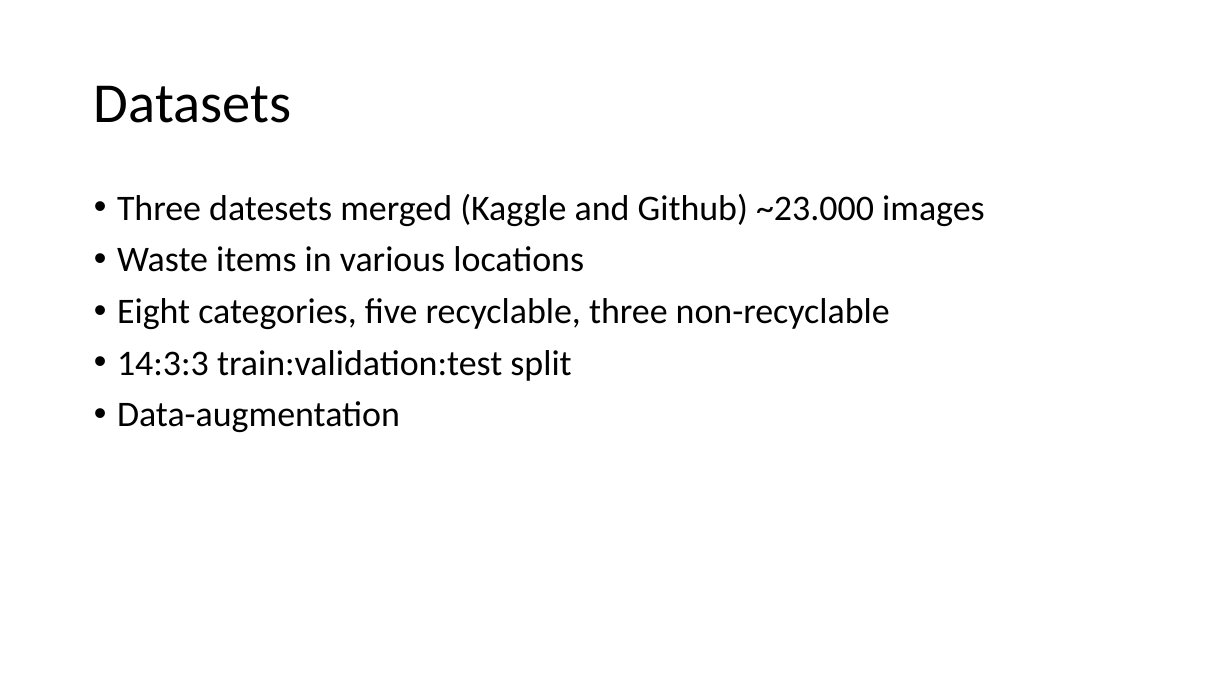
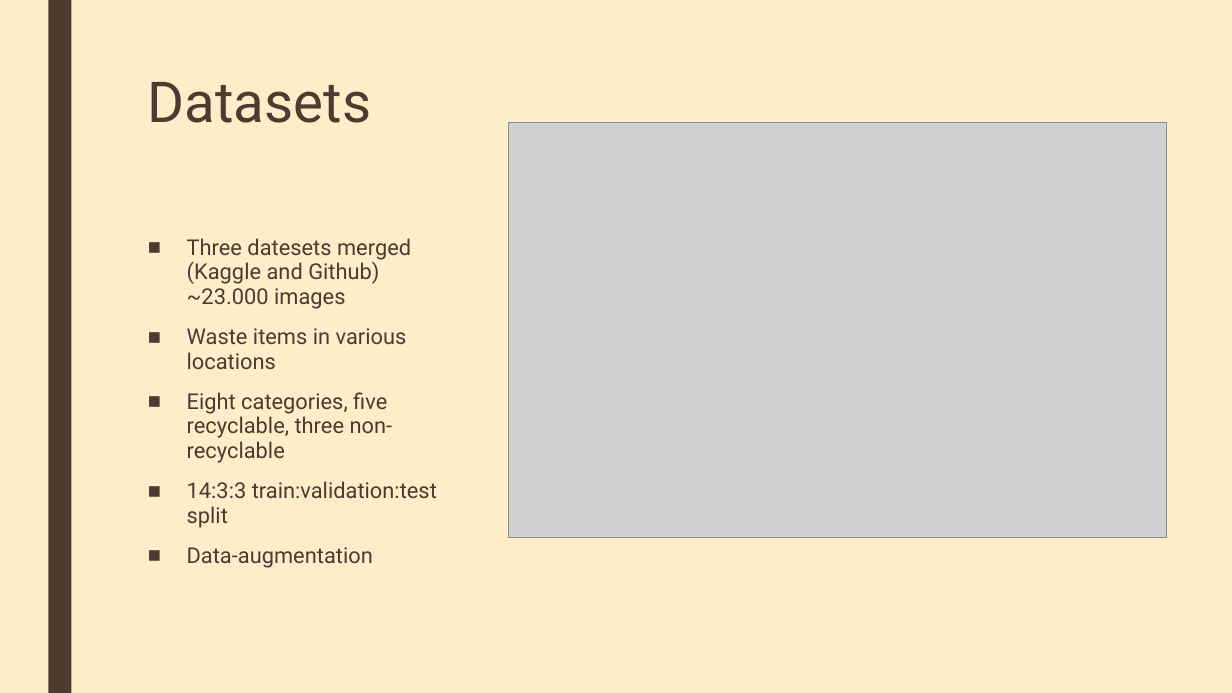
Before and after one commit to meszarosp/dl2022hw, a slide deck: slide 3 of Waste classification.pptx. Drawn at 1232x693 pixels with LibreOffice and Linux fonts; fonts in the diff are those of the drawing; grey boxes stand for pictures. Boxes give left, top, right and bottom in pixels: in the first picture for what was removed or moved away, otherwise in the second. Text is boxed around its words. In the diff, an @@ line names an element or a change of style, - is before the commit and + after.

```diff
--- a/Waste classification.pptx
+++ b/Waste classification.pptx
@@ background #FFFFFF to #FBEEC9 @@
@@ rectangle added at (48,0,71,693), fill #4E3B30 @@
@@ title "Datasets": place and size @@
-title "Datasets" at (94,85,291,123)
+title "Datasets" at (148,82,372,123)
@@ title "Datasets" at (148,82,372,123): font Calibri to Roboto, text colour #000000 to #4E3B30; line spacing 0.9 to 0.89; vertical alignment middle to top @@
@@ picture added at (508,123,1167,538) @@
@@ text "Three datesets merged (Kaggle and ...": place and size @@
-text "Three datesets merged (Kaggle and ..." at (117,194,985,432)
+text "Three datesets merged (Kaggle and ..." at (187,238,437,568)
@@ text "Three datesets merged (Kaggle and ..." at (187,238,437,568): size 28 to 17 pt, font Calibri to Roboto, text colour #000000 to #4E3B30; bullet • to ■; line spacing 0.9 to 0.94; more space between paragraphs @@
```
Also in this commit, not shown: 5 other slides changed.
